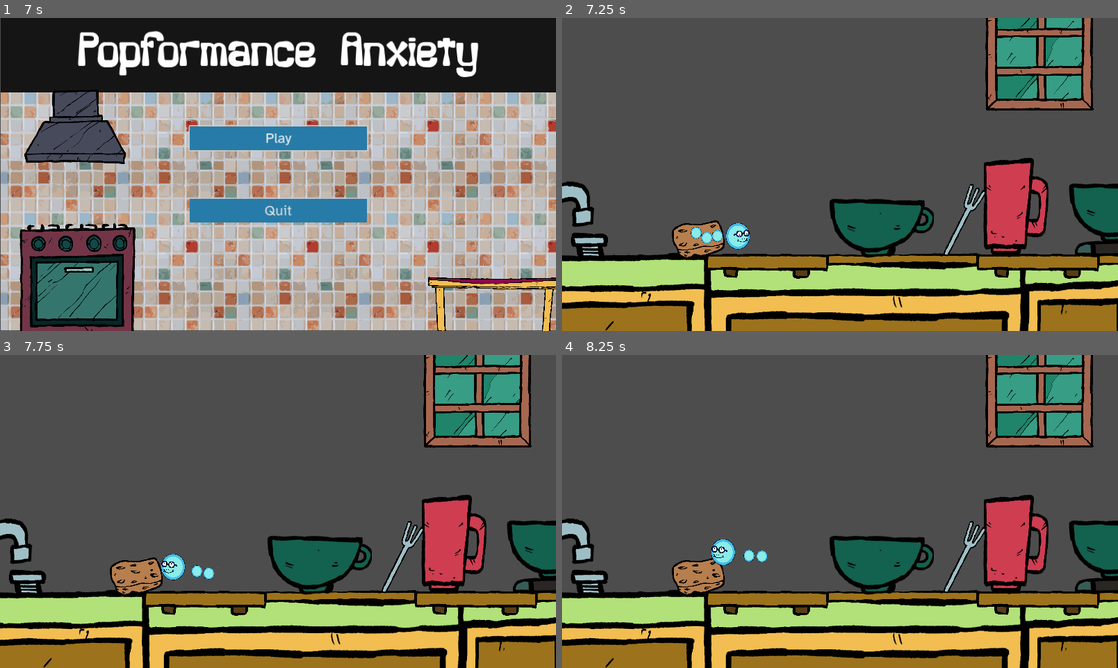
Above: before the commit, frames 1-4 (two rows, left to right).
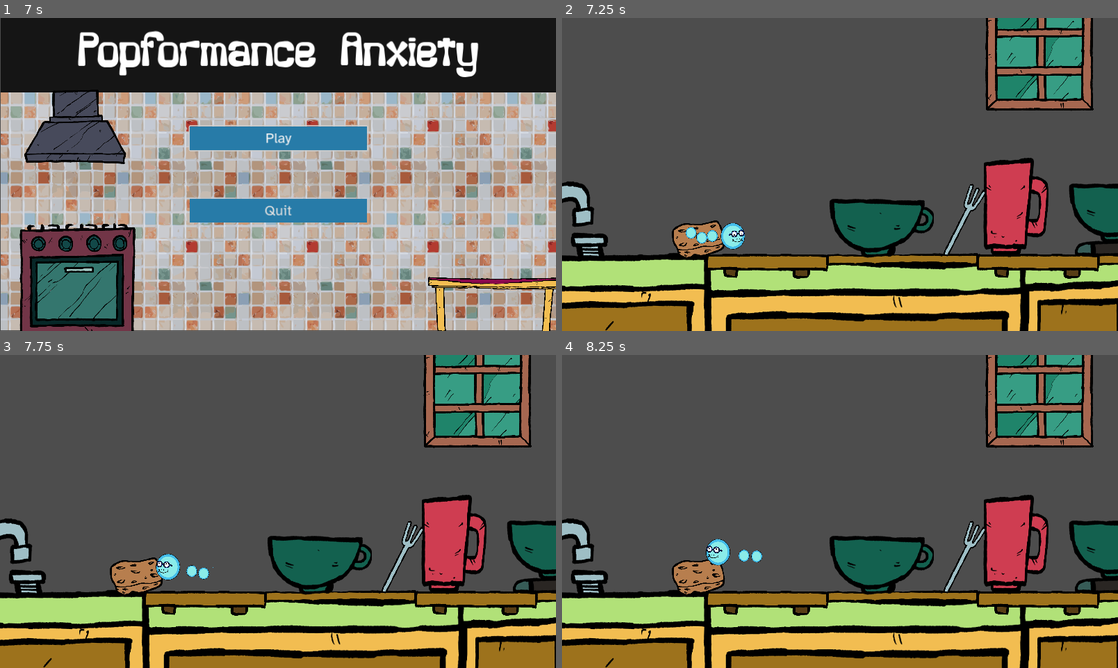
Above: after the commit, the same moments.

Repository: Quackstir/Game-Jam
Game: Godot game, scene res://menu.tscn
The game is run twice, just before and just after one commit, with the same random seed, the same clock (stepped at 60 frames per second) and the same inputs. Sound files missing from this copy of the repository are replaced by a short silence.
Inputs (mouse positions are in pixels of both pictures, inside the frame that each line leads up to):
- Up to frame 1 (7 s): click "Play" at 0.5 s; click "Play" at 1.25 s; tap Enter at 2, 3.5, 5 s; move the mouse to (400, 158) at 2.02 s; hold Right (Movement_Right) 2.03-3.53 s; tap Space (Jump) at 2.27, 2.75, 3.02, 4.25, 4.52, 5.27, 5.75, 6.02 s; move the mouse to (166, 190) at 2.77 s; move the mouse to (333, 105) at 3.52 s; hold A (Movement_Left) 3.53-4.28 s; move the mouse to (250, 237) at 4.27 s; hold Right (Movement_Right) 4.28-5.78 s; move the mouse to (444, 221) at 5.02 s; move the mouse to (111, 127) at 5.77 s; hold A (Movement_Left) 5.78-6.53 s; move the mouse to (305, 174) at 6.52 s; hold Right (Movement_Right) from 6.53 s (still down)
- Up to frame 2 (7.25 s): keep holding Right (Movement_Right)
- Up to frame 3 (7.75 s): move the mouse to (194, 433) at 7.27 s; release Right (Movement_Right) at 7.28 s; hold A (Movement_Left) from 7.28 s (still down); tap Space (Jump) at 7.52 s
- Up to frame 4 (8.25 s): keep holding A (Movement_Left); move the mouse to (962, 495) at 8.02 s

Frame 1 is identical in both runs. In frame 2, 0.5% of the frame differs, in the area x 22-34%, y 65-74%; in frame 3, 0.4%; in frame 4, 0.4%.
Error in both runs: Cannot call method 'change_scene_to_file' on a null value. (res://menu.gd:12)

Commit message:
Added and altered the knife guy into the level
- Added knife guy to his section
- Reduced his speed a little
- Tweaked ending knife spot to better fit to the end

Diff:
--- a/Global Game Jam 2025/Project/project-bubble-ggj-2025/Levels/chris_level.tscn
+++ b/Global Game Jam 2025/Project/project-bubble-ggj-2025/Levels/chris_level.tscn
@@ -11,7 +11,6 @@
 [ext_resource type="PackedScene" uid="uid://dxydjtljwfgvu" path="res://Objects/Areas/stage_transition_area.tscn" id="7_4fc4u"]
 [ext_resource type="PackedScene" uid="uid://cr0l4p17q0jye" path="res://Objects/Kitchen Prefabs/toothpick.tscn" id="8_7jlkb"]
 [ext_resource type="PackedScene" uid="uid://b77jqbpnfjrkl" path="res://Objects/Areas/growth_area.tscn" id="8_qm3cq"]
-[ext_resource type="PackedScene" uid="uid://beadpx3hcbl6r" path="res://Objects/Kitchen Prefabs/cutting_knife.tscn" id="11_f6qxb"]
 [ext_resource type="Texture2D" uid="uid://d0agnpqh0ymuk" path="res://Art/spikes.png" id="12_0l8ti"]
 [ext_resource type="PackedScene" uid="uid://v6xawliynaui" path="res://Objects/Kitchen Prefabs/Fire_Flame_2d.tscn" id="12_pq0gf"]
 [ext_resource type="PackedScene" uid="uid://o2ik5kmvothb" path="res://Objects/Kitchen Prefabs/grandma.tscn" id="13_1iajw"]
@@ -19,7 +18,6 @@
 [ext_resource type="PackedScene" uid="uid://d1ahxdgu8oonf" path="res://Objects/Kitchen Prefabs/cup.tscn" id="14_ttm5a"]
 [ext_resource type="PackedScene" uid="uid://cl0mdlxeqbfiq" path="res://Objects/Kitchen Prefabs/flat_pan.tscn" id="15_4rggn"]
 [ext_resource type="PackedScene" uid="uid://b1syhdx6v5kuo" path="res://Objects/Kitchen Prefabs/fork.tscn" id="16_s5cb6"]
-[ext_resource type="Texture2D" uid="uid://bcrg6wx1rg42d" path="res://Art/knifeguy0001.png" id="18_qc8mc"]
 [ext_resource type="Texture2D" uid="uid://c0hddcl3lrdne" path="res://Art/kitchen assets/window_kitchen asset_jacobh.png" id="21_5uf6r"]
 [ext_resource type="Texture2D" uid="uid://j3yglkqj0x7k" path="res://Art/kitchen assets/vent_kitchen asset_jacobh.png" id="22_7ac61"]
 [ext_resource type="Texture2D" uid="uid://bw1xfcsunifpt" path="res://Art/kitchen assets/cabinet1_kitchen asset_jacobh and poppy.png" id="22_pyq7f"]
@@ -33,13 +31,14 @@
 [ext_resource type="Texture2D" uid="uid://w13iukxgx54k" path="res://Art/kitchen assets/door_kitchen asset_jacobh.png" id="28_j03t2"]
 [ext_resource type="Texture2D" uid="uid://b3mf6o2m887hf" path="res://Art/kitchen assets/lamp_kitchen asset_jacobh and poppy.png" id="29_ijq18"]
 [ext_resource type="PackedScene" uid="uid://bi7ckyrkolbj0" path="res://Objects/hazard_area.tscn" id="33_5kvu3"]
+[ext_resource type="PackedScene" uid="uid://bvnc6sp5iw0ro" path="res://Objects/Kitchen Prefabs/Enemy Characters/Prefab_EC_KnifeGuy.tscn" id="34_2uch0"]
 [ext_resource type="PackedScene" uid="uid://c4js24ylxb8ik" path="res://Objects/Areas/victory_area.tscn" id="34_spdcu"]
 [ext_resource type="Texture2D" uid="uid://hqkiyuw0wadm" path="res://Art/kitchen assets/stovetop vent_kitchen asset_jacobh.png" id="35_m0wk0"]
 
 [node name="ChrisLevel" type="Node2D"]
 
 [node name="BubbleCharacter" parent="." instance=ExtResource("1_gckm5")]
-position = Vector2(-448, -168)
+position = Vector2(-480, -168)
 
 [node name="Flat Pan" type="Node" parent="."]
 
@@ -421,11 +420,6 @@
 
 [node name="Section 3" type="Node" parent="Knives"]
 
-[node name="Cutting_Knife" parent="Knives/Section 3" instance=ExtResource("11_f6qxb")]
-position = Vector2(8360, -1064)
-rotation = 1.85148
-scale = Vector2(2.18037, -1.27635)
-
 [node name="Section 4" type="Node" parent="Knives"]
 
 [node name="Section 5" type="Node" parent="Knives"]
@@ -449,11 +443,11 @@
 rotation = -3.10839
 
 [node name="knife9" parent="Knives/Section 6" instance=ExtResource("6_sfbjs")]
-position = Vector2(7168, -2648)
+position = Vector2(7168, -2688)
 rotation = -3.10839
 
 [node name="knife10" parent="Knives/Section 6" instance=ExtResource("6_sfbjs")]
-position = Vector2(7248, -2624)
+position = Vector2(7248, -2664)
 rotation = -3.1588
 scale = Vector2(-1.8, 1.8)
 
@@ -493,7 +487,7 @@
 scale = Vector2(-1.8, 1.8)
 
 [node name="knife18" parent="Knives/Section 6" instance=ExtResource("6_sfbjs")]
-position = Vector2(7336, -2768)
+position = Vector2(7336, -2808)
 rotation = -3.1588
 scale = Vector2(-1.8, 1.8)
 
@@ -536,11 +530,6 @@
 
 [node name="GameplayCamera" parent="." node_paths=PackedStringArray("camera_path") instance=ExtResource("5_2kauq")]
 camera_path = [NodePath("../CameraPath/CameraDock"), NodePath("../CameraPath/CameraDock2"), NodePath("../CameraPath/Cam …(206 unchanged characters)…
-
-[node name="Knifeguy0001" type="Sprite2D" parent="."]
-position = Vector2(8600, -536)
-scale = Vector2(2.59393, 2.59393)
-texture = ExtResource("18_qc8mc")
 
 [node name="Spikes" type="Sprite2D" parent="."]
 z_index = -2
@@ -744,7 +733,8 @@
 
 [node name="DoorKitchenAssetJacobh" type="Sprite2D" parent="Background assets/Section 3"]
 z_index = -10
-position = Vector2(8648, -872)
+position = Vector2(8632, -696)
+scale = Vector2(1.5, 1.5)
 texture = ExtResource("28_j03t2")
 
 [node name="Section 4" type="Node" parent="Background assets"]
@@ -788,5 +778,10 @@
 position = Vector2(6600, -2680)
 texture = ExtResource("35_m0wk0")
 
+[node name="Prefab_Ec_KnifeGuy" parent="." instance=ExtResource("34_2uch0")]
+z_index = -6
+position = Vector2(7976, -384)
+scale = Vector2(1.6, 1.6)
+
 [connection signal="player_grew" from="BubbleCharacter" to="GameplayCamera" method="_on_bubble_character_player_grew"]
 [connection signal="player_reached_screen_edge" from="BubbleCharacter" to="GameplayCamera" method="_on_bubble_character_player_reached_screen_edge"]
--- a/Global Game Jam 2025/Project/project-bubble-ggj-2025/Objects/Kitchen Prefabs/Enemy Characters/Prefab_EC_KnifeGuy.tscn
+++ b/Global Game Jam 2025/Project/project-bubble-ggj-2025/Objects/Kitchen Prefabs/Enemy Characters/Prefab_EC_KnifeGuy.tscn
@@ -5,10 +5,11 @@
 [ext_resource type="PackedScene" uid="uid://bi7ckyrkolbj0" path="res://Objects/hazard_area.tscn" id="2_eftcb"]
 
 [sub_resource type="RectangleShape2D" id="RectangleShape2D_fy6bp"]
-size = Vector2(115.934, 25.9553)
+size = Vector2(120.83, 31.2128)
 
 [node name="Prefab_Ec_KnifeGuy" type="Node2D"]
 script = ExtResource("1_31gce")
+KnifeSpeed = 0.62
 
 [node name="Person Background" type="Sprite2D" parent="."]
 texture = ExtResource("1_hhurb")
@@ -33,7 +34,7 @@
 scale = Vector2(1.08797, 1.08797)
 
 [node name="CollisionShape2D" type="CollisionShape2D" parent="Knife Anchor/Knife Arm/HazardArea"]
-position = Vector2(93.6654, -19.1271)
+position = Vector2(101.371, -15.1975)
 rotation = -0.357792
 scale = Vector2(1, 1)
 shape = SubResource("RectangleShape2D_fy6bp")
Not shown: 1 places in Global Game Jam 2025/Project/project-bubble-ggj-2025/Levels/chris_level.tscn that only renumber resources
